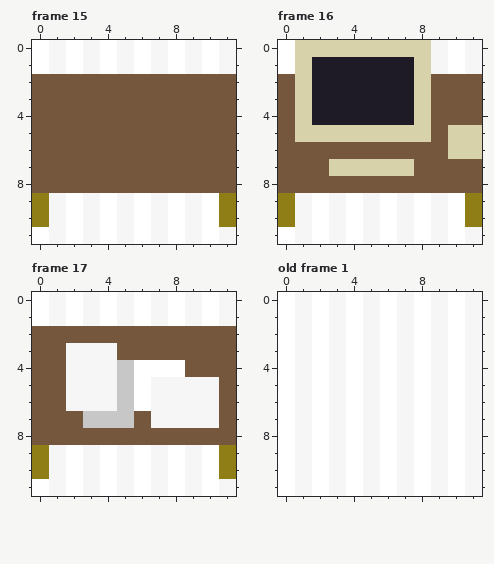
Two states of a pixel-art file, assets/tileset.aseprite. Above, as it was before the edit.
12x12 pixels, 18 frames. Colours within 5 levels of each other are drawn and written as one. Shown: frame 15, frame 16, frame 17, old frame 1. The commit also changed other frames, which this record leaves out.
And afterwards:
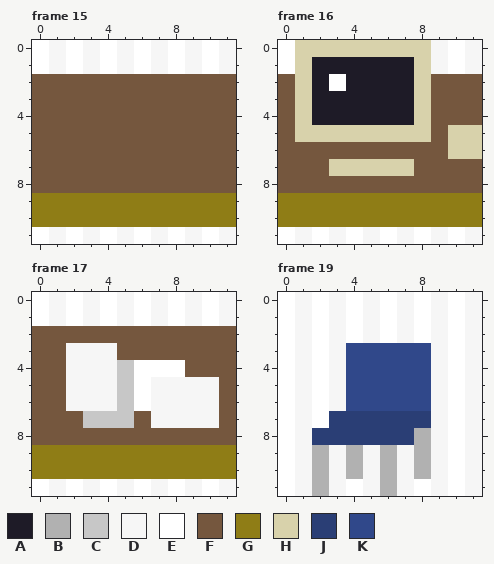
Palette (. is transparent): A #1e1b27  B #b1b1b1  C #c7c7c7  D #f6f6f6  E #ffffff  F #75573e  G #8f7d16  H #d8d2ab  J #2a3e75  K #30488a
A new or re-ordered frame is compared with the old frame closest to it.
The edit:
frames 18 -> 56
--- frame 15, layer "Foreground transparent"
@@ x 0..11 @@
  8 FFFFFFFFFFFF
- 9 GDEDEDEDEDEG
-10 GDEDEDEDEDEG
+ 9 GGGGGGGGGGGG
+10 GGGGGGGGGGGG
 11 EDEDEDEDEDED
--- frame 16, layer "Foreground transparent"
@@ x 1..5 @@
  1 HAAAA
- 2 HAAAA
+ 2 HAEAA
  3 HAAAA
@@ x 0..11 @@
  8 FFFFFFFFFFFF
- 9 GDEDEDEDEDEG
-10 GDEDEDEDEDEG
+ 9 GGGGGGGGGGGG
+10 GGGGGGGGGGGG
 11 EDEDEDEDEDED
--- frame 17, layer "Foreground transparent": the same change as frame 15
--- frame 19 is new; against old frame 1, layer "Foreground transparent"
@@ x 0..11 @@
  2 EDEDEDEDEDED
- 3 EDEDEDEDEDED
- 4 EDEDEDEDEDED
- 5 EDEDEDEDEDED
- 6 EDEDEDEDEDED
- 7 EDEDEDEDEDED
- 8 EDEDEDEDEDED
- 9 EDEDEDEDEDED
-10 EDEDEDEDEDED
-11 EDEDEDEDEDED
+ 3 EDEDKKKKKDED
+ 4 EDEDKKKKKDED
+ 5 EDEDKKKKKDED
+ 6 EDEDKKKKKDED
+ 7 EDEJJJJJJDED
+ 8 EDJJJJJJBDED
+ 9 EDBDBDBDBDED
+10 EDBDBDBDBDED
+11 EDBDEDBDEDED
Pixel boxes of the changes (left, top, right, bottom) in both pictures:
changed: (49, 193, 219, 227)
changed: (329, 74, 346, 91)
changed: (295, 193, 465, 227)
changed: (49, 445, 219, 479)
changed: (312, 343, 431, 496)
